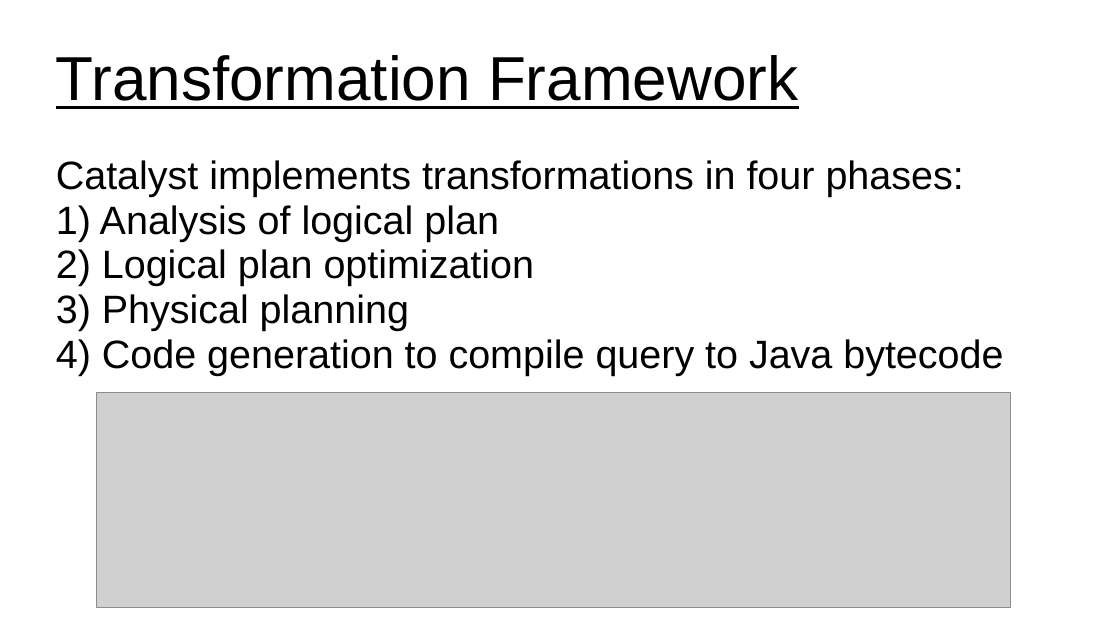
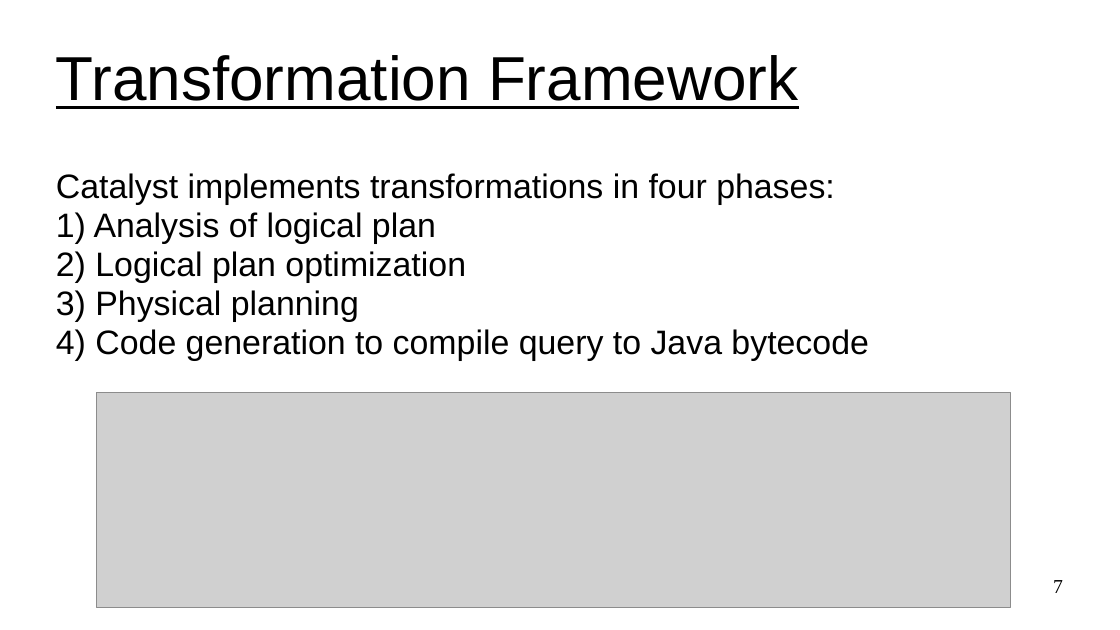
Before and after one commit to UVADS/distributed_computing, a slide deck: slide 7 of 03_dataframes_and_spark_sql/content_catalyst_optimizer/calalyst_optimizer_for_spark_sql.ppt (slide 6 before the commit). Drawn at 1120x630 pixels with LibreOffice and Linux fonts; fonts in the diff are those of the drawing; grey boxes stand for pictures. Boxes give left, top, right and bottom in pixels: in the first picture for what was removed or moved away, otherwise in the second. Text is boxed around its words. In the diff, an @@ line names an element or a change of style, - is before the commit and + after.

Commit message:
added to catalyst

```diff
--- a/03_dataframes_and_spark_sql/content_catalyst_optimizer/calalyst_optimizer_for_spark_sql.ppt
+++ b/03_dataframes_and_spark_sql/content_catalyst_optimizer/calalyst_optimizer_for_spark_sql.ppt
@@ subtitle "Catalyst implements transformations in four ..." at [56,173,868,361]: size 28 to 24 pt @@
@@ page number added at [1053,580,1063,593], 14 pt, text #000000 @@
+7
```
Also in this commit, not shown: 9 other slides changed, 9 slides added, 1 slide removed.
